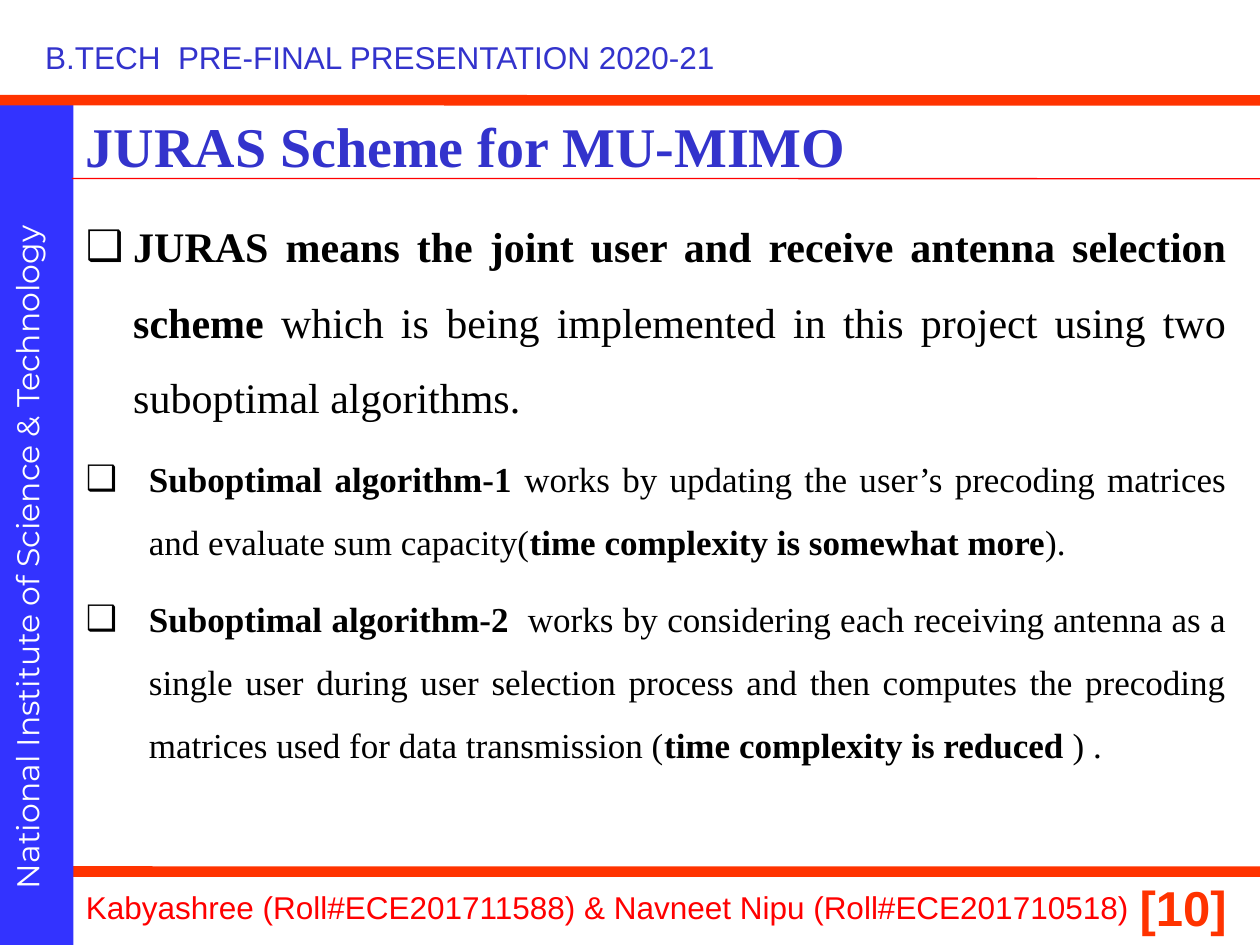
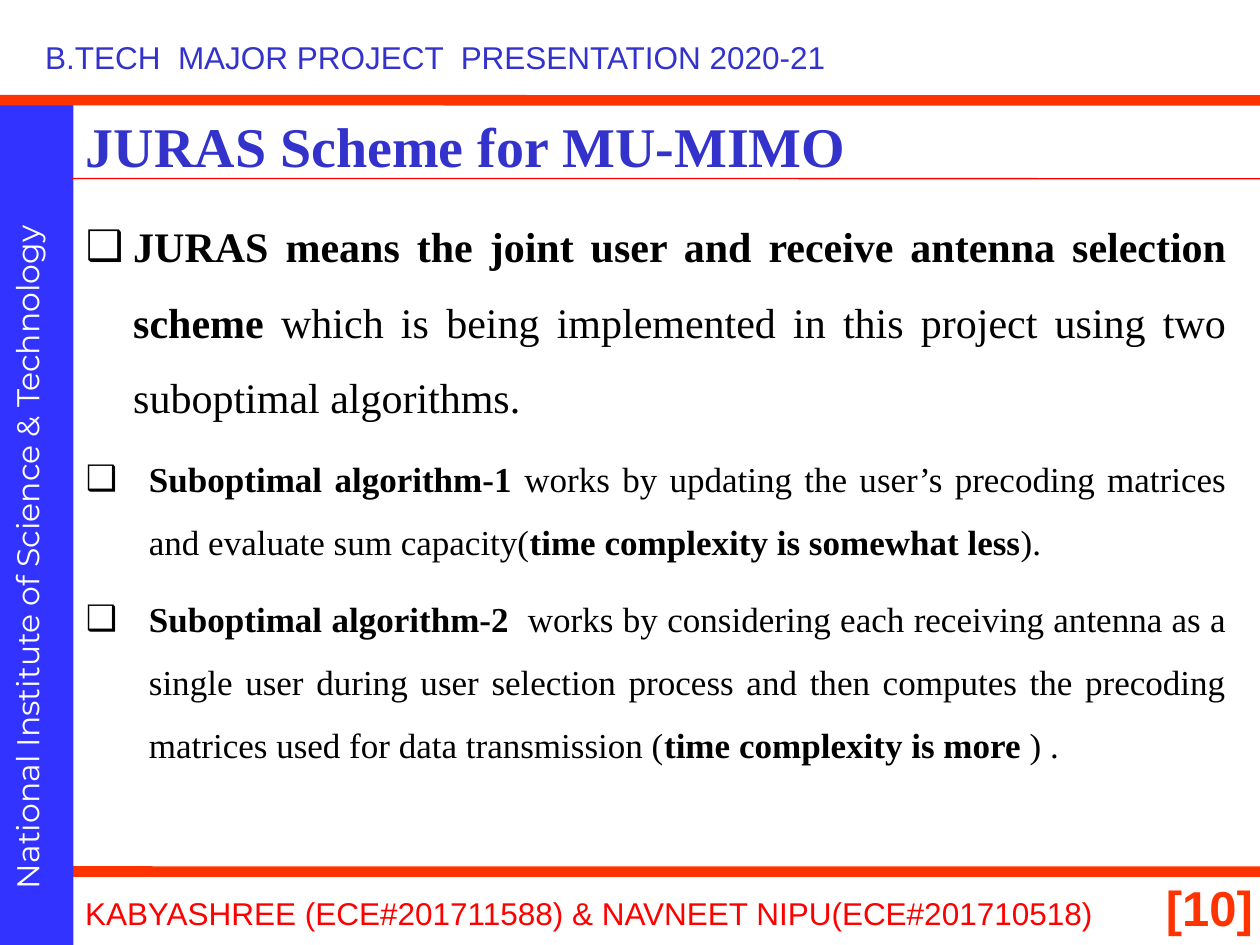
Before and after one commit to navneetnipu/btech_project, a slide deck: slide 10 of 21010.pptx. Drawn at 1260x945 pixels with LibreOffice and Linux fonts; fonts in the diff are those of the drawing; background and template pictures are left out. Boxes give left, top, right and bottom in pixels: in the first picture for what was removed or moved away, otherwise in the second. Text is boxed around its words. In the diff, an @@ line names an element or a change of style, - is before the commit and + after.

Commit message:
Add files via upload
ppt

```diff
--- a/21010.pptx
+++ b/21010.pptx
@@ text at <box>45,47,826,70</box>: text changed @@
-B.TECH PRE-FINAL PRESENTATION 2020-21
+B.TECH MAJOR PROJECT PRESENTATION 2020-21
@@ text at <box>149,467,1226,765</box>: text changed @@
-❑ Suboptimal algorithm-1 works by updating the user’s precoding matrices and evaluate sum capacity(time complexity is somewhat more).
-❑ Suboptimal algorithm-2 works by considering each receiving antenna as a single user during user selection process and then computes the precoding matrices used for data transmission (time complexity is reduced ) .
+❑ Suboptimal algorithm-1 works by updating the user’s precoding matrices and evaluate sum capacity(time complexity is somewhat less).
+❑ Suboptimal algorithm-2 works by considering each receiving antenna as a single user during user selection process and then computes the precoding matrices used for data transmission (time complexity is more ) .
@@ page number: place and size @@
-page number at <box>1140,890,1227,937</box>
+page number at <box>1166,890,1253,937</box>
@@ text at <box>85,902,1092,931</box>: text changed @@
-Kabyashree (Roll#ECE201711588) & Navneet Nipu (Roll#ECE201710518)
+KABYASHREE (ECE#201711588) & NAVNEET NIPU(ECE#201710518)
```
Also in this commit, not shown: 26 other slides changed, 5 slides added, 1 slide removed.
